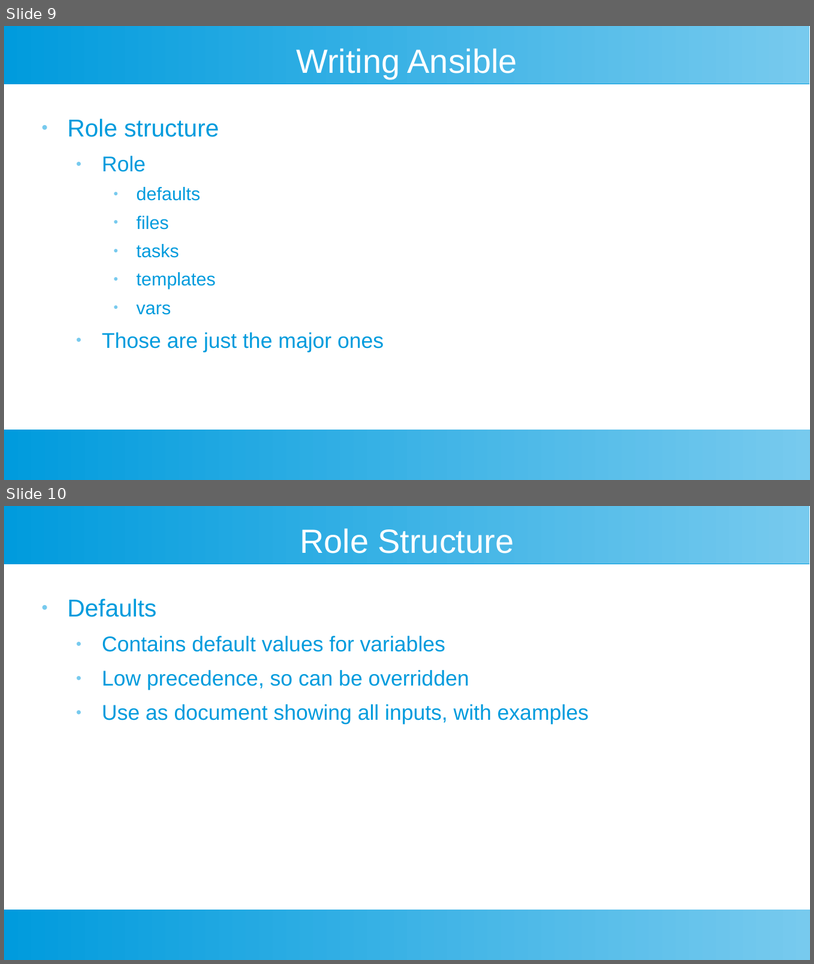
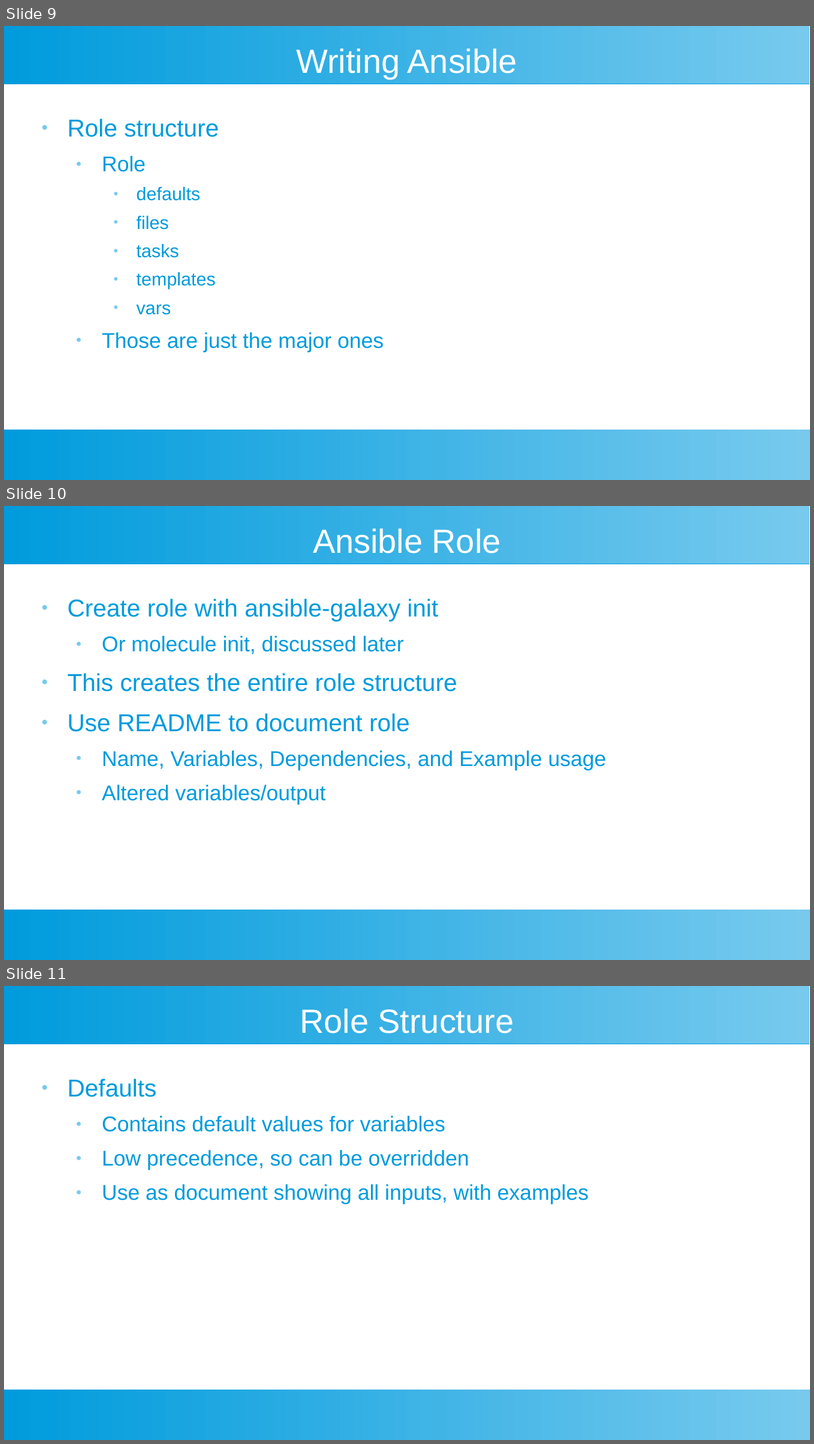
Before and after one commit to riffraff169/ansible-training, a slide deck: docs/ansible-slides.pptx. Shown one above the other, each under a label of ours: slides 9 and 10 before the commit, slides 9, 10 and 11 after it. The pictures are 814x964 and 814x1444 pixels, drawn with LibreOffice and Linux fonts; fonts in the diff are those of the drawing. Boxes give left, top, right and bottom in pixels: in the first picture for what was removed or moved away, otherwise in the second. Text is boxed around its words. In the diff, an @@ line names an element or a change of style, - is before the commit and + after.

```diff
--- a/docs/ansible-slides.pptx
+++ b/docs/ansible-slides.pptx
@@ slide 10 added at [4,506,810,960], background #FFFFFF; not listed: 2 template elements that a slide beside it also shows @@
@@ text added at [313,528,501,553], 33 pt, text #FFFFFF @@
+Ansible Role
@@ text added at [68,598,606,804], 21 pt, text #009BDD @@
+● Create role with ansible-galaxy init
+  ● Or molecule init, discussed later
+● This creates the entire role structure
+● Use README to document role
+  ● Name, Variables, Dependencies, and Example usage
+  ● Altered variables/output
@@ what was slide 10 is now slide 11 @@
```
Also in this commit, not shown: 2 slides changed, 1 other file.
